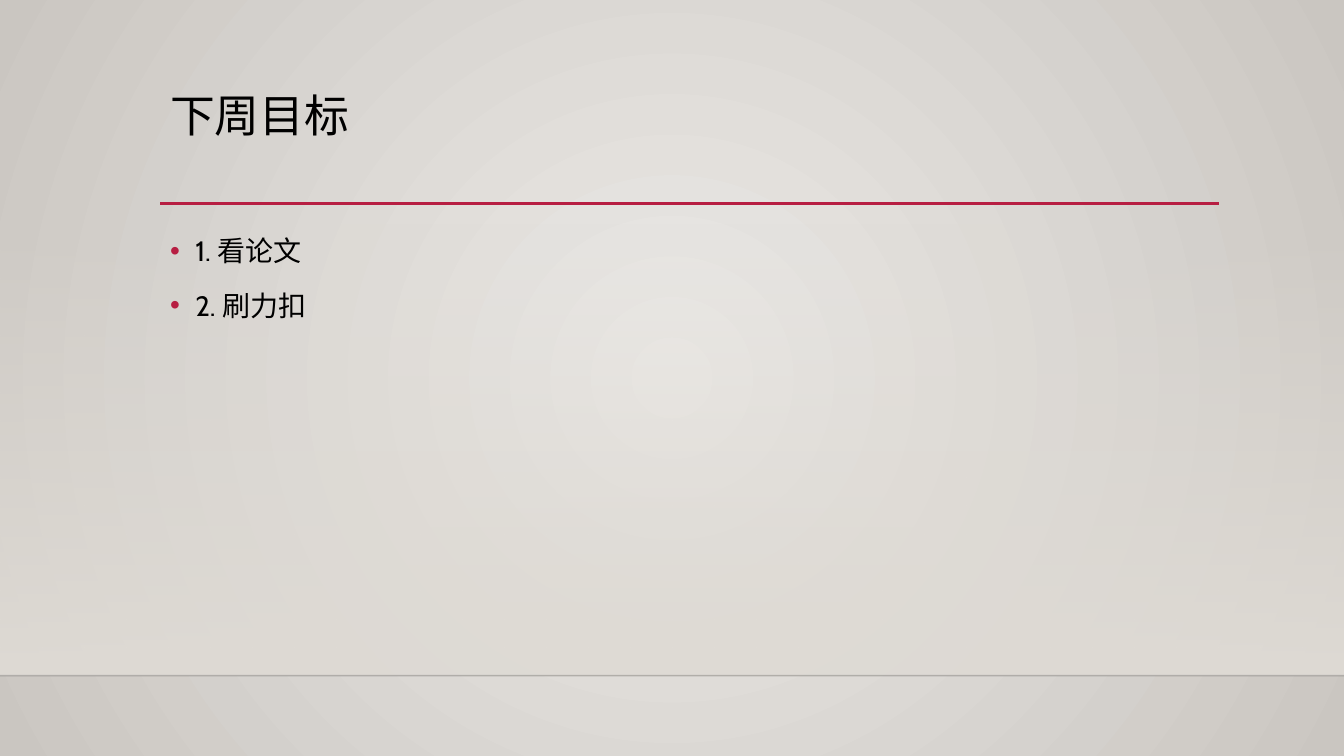
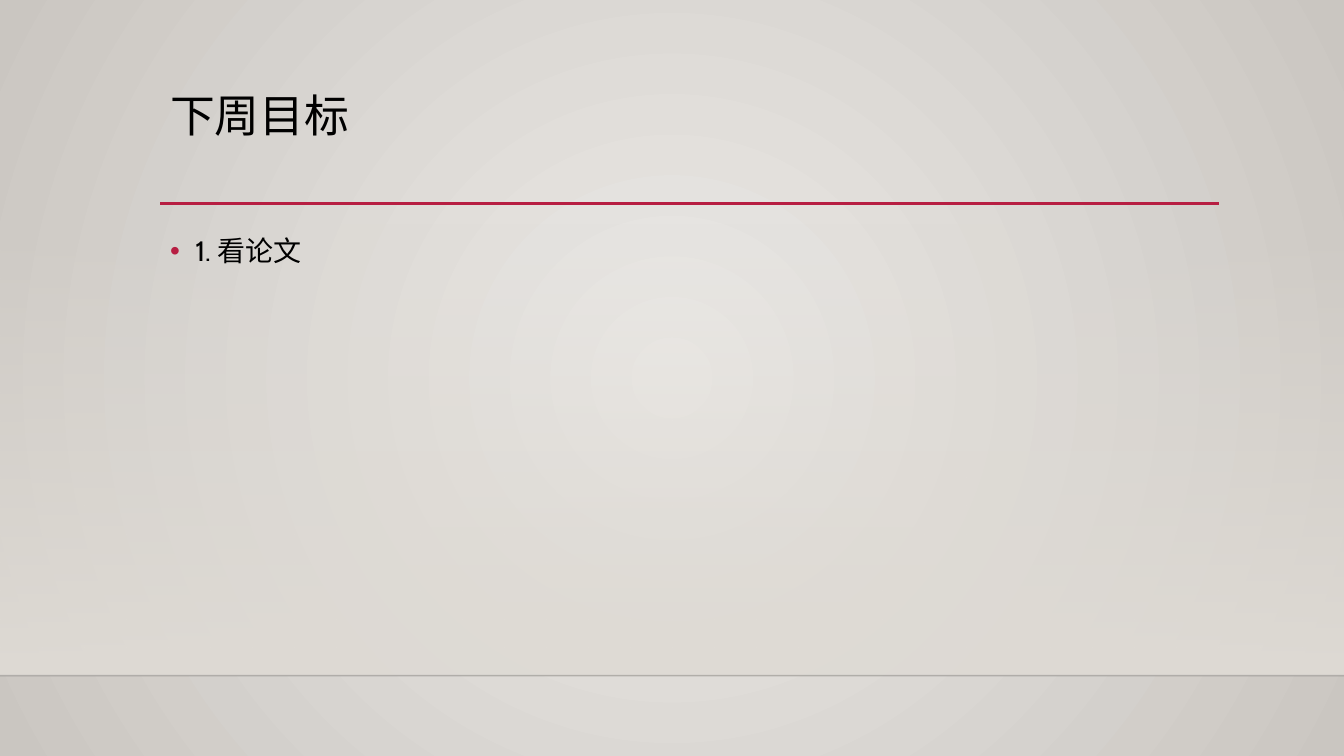
Before and after one commit to AndroidBirdBoom/pythonlearning, a slide deck: slide 3 of ppt/学习总结-20221113.pptx (slide 7 before the commit). Drawn at 1344x756 pixels with LibreOffice and Linux fonts; fonts in the diff are those of the drawing; background and template pictures are left out. Boxes give left, top, right and bottom in pixels: in the first picture for what was removed or moved away, otherwise in the second. Text is boxed around its words. In the diff, an @@ line names an element or a change of style, - is before the commit and + after.

```diff
--- a/ppt/学习总结-20221113.pptx
+++ b/ppt/学习总结-20221113.pptx
@@ text at [195, 292, 306, 319]: paragraph removed @@
-• 2. 刷力扣
```
Also in this commit, not shown: 2 other slides changed, 4 slides removed, 8 other files.
